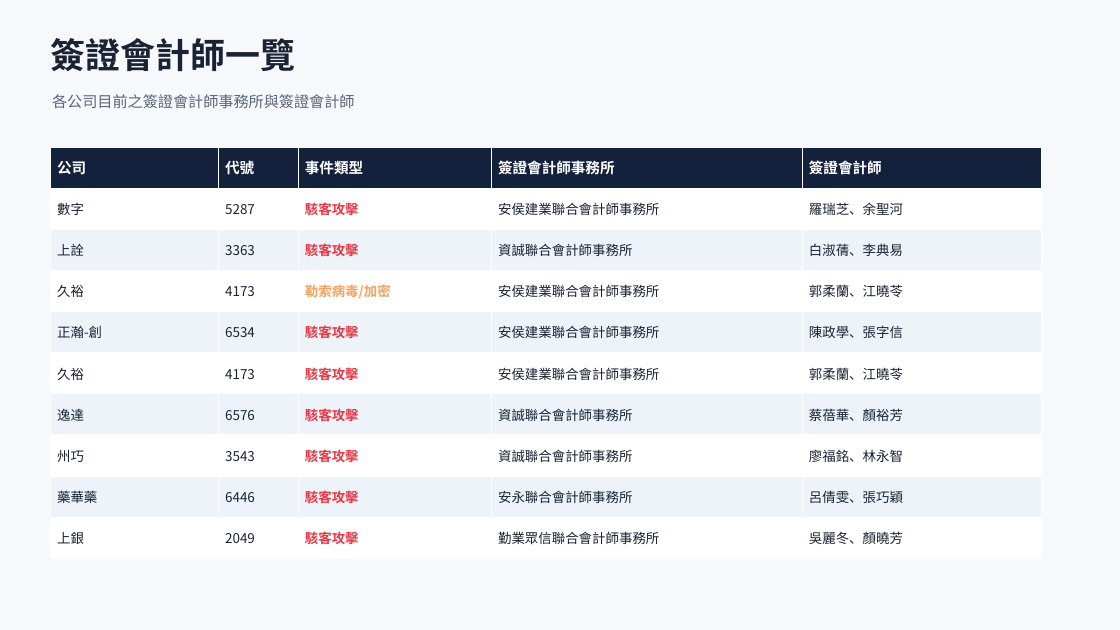
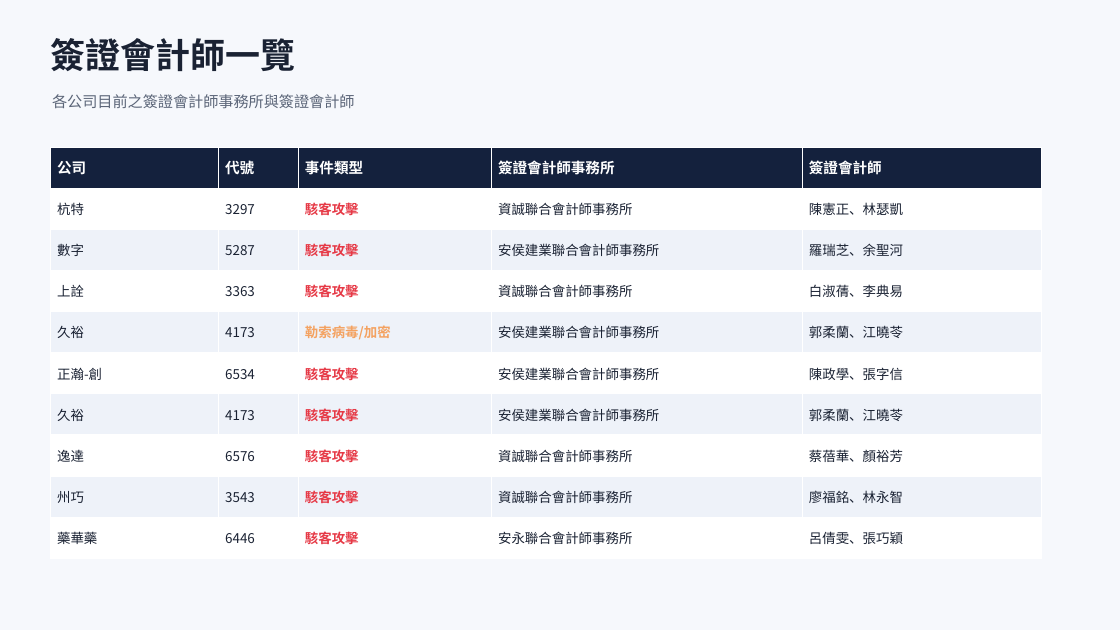
Before and after one commit to Johnnylin77/mops-isec-monitor, a slide deck: slide 4 of 資安事件因應分析.pptx. Drawn at 1120x630 pixels with LibreOffice and Linux fonts; fonts in the diff are those of the drawing. Boxes give left, top, right and bottom in pixels: in the first picture for what was removed or moved away, otherwise in the second. Text is boxed around its words. In the diff, an @@ line names an element or a change of style, - is before the commit and + after.

```diff
--- a/資安事件因應分析.pptx
+++ b/資安事件因應分析.pptx
@@ table at [50, 147, 1042, 559] @@
+row 2: 杭特 | 3297 | 駭客攻擊 | 資誠聯合會計師事務所 | 陳憲正、林瑟凱
-row 10: 上銀 | 2049 | 駭客攻擊 | 勤業眾信聯合會計師事務所 | 吳麗冬、顏曉芳
```
Also in this commit, not shown: 6 other slides changed, 2 other files.
